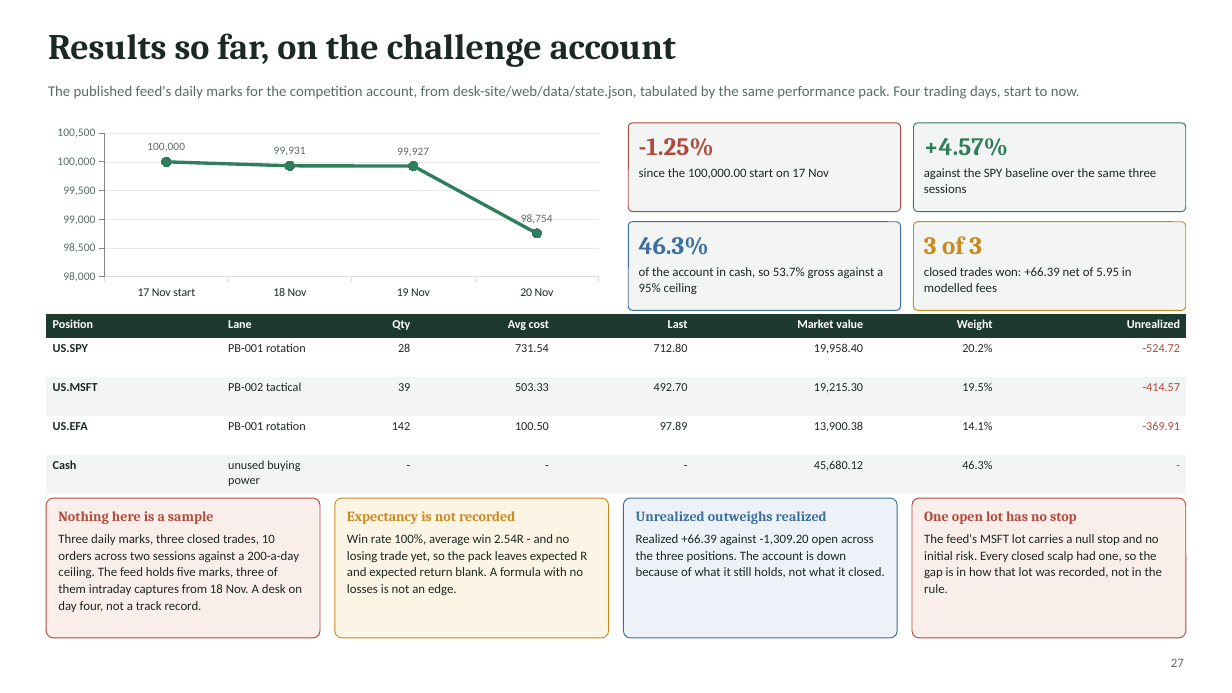
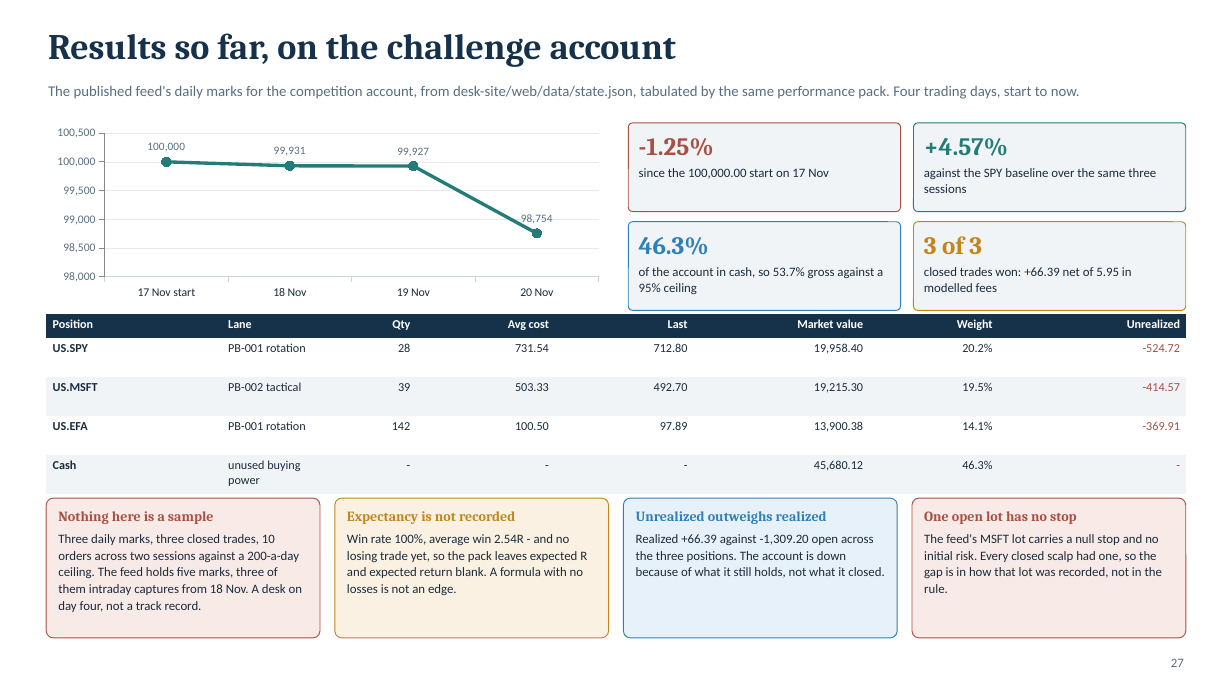
Before and after one commit to aloisohzh/tyche, a slide deck: slide 27 of docs/competition/deck/tyche-competition-deck.pptx. Drawn at 1232x693 pixels with LibreOffice and Linux fonts; fonts in the diff are those of the drawing. Boxes give left, top, right and bottom in pixels: in the first picture for what was removed or moved away, otherwise in the second. Text is boxed around its words. In the diff, an @@ line names an element or a change of style, - is before the commit and + after.

Commit message:
Competition deck: light blue and silver theme with generated artwork
The deck read as a wall of text on dark green. A submission judged partly on
presentation needs the architecture to be legible at a glance, so the four
structural slides now carry node glyphs and the whole deck moves to a light
blue, silver and white palette.

The four hue families stay semantic rather than decorative: blue is the
deterministic layer, green the advisory layer, amber a human decision, brick a
channel that may observe or alert but never control. Recolouring one into
another would change what the diagrams assert, so only the chrome moved.

Every component label is still a native shape, so the artwork cannot invent a
fact about the system. prepare_assets.py turns the generator's scratch PNGs
into the committed JPEG backdrops and trimmed, transparent icon cutouts;
build_deck.py reads only assets/, so a rebuild works without the originals.

```diff
--- a/docs/competition/deck/tyche-competition-deck.pptx
+++ b/docs/competition/deck/tyche-competition-deck.pptx
@@ text "Results so far, on the ..." at [48,33,676,67]: text colour #1C2822 to #16324A @@
@@ text "The published feed's daily marks ..." at [48,85,1080,99]: text colour #5B6B63 to #5A6E7F @@
@@ line chart at [46,123,610,303] @@
@@ colour of Series 1 #2E7D5B to #247C78 @@
@@ data labels of Series 1 changed @@
@@ category axis changed @@
@@ value axis changed @@
@@ lettering changed @@
@@ rounded rectangle "-1.25%" at [628,123,901,212]: text colour #B04A3C to #A85044 in "-1.25%"; text colour #1C2822 to #1B2C3B in "since the 100,000.00 start on 17 Nov"; fill #F3F5F4 to #F1F4F7; outline #B04A3C 0.75 pt to #A85044 0.75 pt @@
@@ rounded rectangle "+4.57%" at [914,123,1187,212]: text colour #2E7D5B to #247C78 in "+4.57%"; text colour #1C2822 to #1B2C3B in "against the SPY baseline over the same ..."; fill #F3F5F4 to #F1F4F7; outline #2E7D5B 0.75 pt to #247C78 0.75 pt @@
@@ rounded rectangle "46.3%" at [628,222,901,311]: text colour #3C6E9E to #2F7FB8 in "46.3%"; text colour #1C2822 to #1B2C3B; fill #F3F5F4 to #F1F4F7; outline #3C6E9E 0.75 pt to #2F7FB8 0.75 pt @@
@@ rounded rectangle "3 of 3" at [914,222,1187,311]: text colour #C98A1B to #C2861C in "3 of 3"; text colour #1C2822 to #1B2C3B; fill #F3F5F4 to #F1F4F7; outline #C98A1B 0.75 pt to #C2861C 0.75 pt @@
@@ table at [46,314,1186,494] @@
@@ fill #1E3A2F to #16324A in row 1 @@
@@ fill #F3F5F4 to #F1F4F7 in 16 cells @@
@@ text colour #1C2822 to #1B2C3B in "US.SPY", "PB-001 rotation", "28", "731.54" and 24 more places @@
@@ text colour #B04A3C to #A85044 in "-524.72", "-414.57", "-369.91", "-" @@
@@ rounded rectangle "Nothing here is a sample" at [46,498,320,638]: text colour #B04A3C to #A85044 in "Nothing here is a sample"; text colour #1C2822 to #1B2C3B in "Three daily marks, three closed trades, 10 ..."; fill #FAEEEB to #F7EAE7; outline #B04A3C 0.75 pt to #A85044 0.75 pt @@
@@ rounded rectangle "Expectancy is not recorded" at [335,498,608,638]: text colour #C98A1B to #C2861C in "Expectancy is not recorded"; text colour #1C2822 to #1B2C3B in "Win rate 100%, average win 2.54R - ..."; fill #FCF4E4 to #FAF1E2; outline #C98A1B 0.75 pt to #C2861C 0.75 pt @@
@@ rounded rectangle "Unrealized outweighs realized" at [624,498,897,638]: text colour #3C6E9E to #2F7FB8 in "Unrealized outweighs realized"; text colour #1C2822 to #1B2C3B in "Realized +66.39 against -1,309.20 open across the ..."; fill #ECF2F8 to #E7F1F9; outline #3C6E9E 0.75 pt to #2F7FB8 0.75 pt @@
@@ rounded rectangle "One open lot has no ..." at [912,498,1186,638]: text colour #B04A3C to #A85044 in "One open lot has no stop"; text colour #1C2822 to #1B2C3B in "The feed's MSFT lot carries a null ..."; fill #FAEEEB to #F7EAE7; outline #B04A3C 0.75 pt to #A85044 0.75 pt @@
@@ text "27" at [1171,658,1184,667]: text colour #5B6B63 to #5A6E7F @@
```
Also in this commit, not shown: 33 other slides changed, 18 other files.
